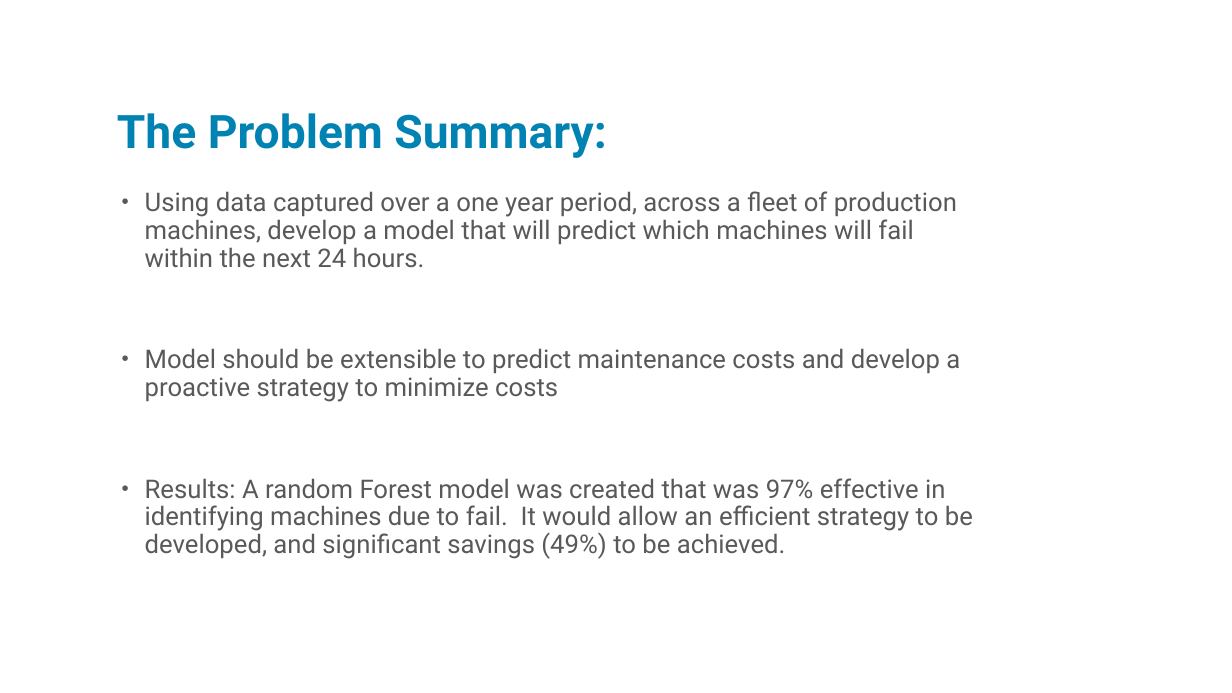
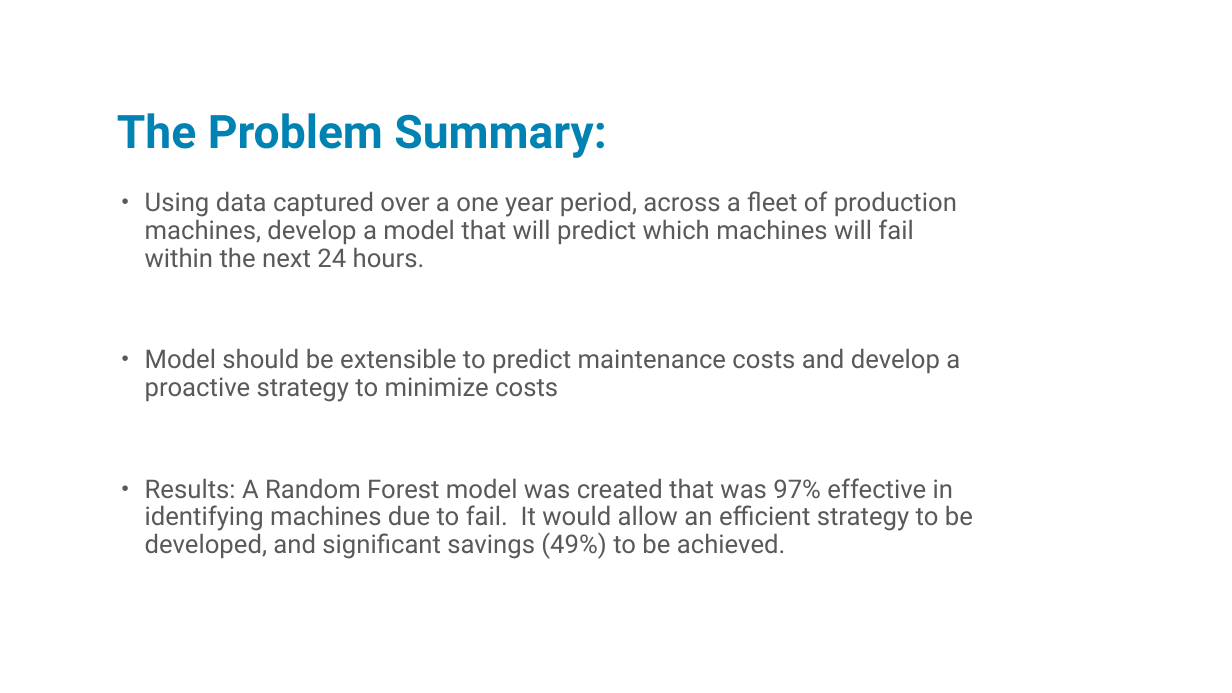
Before and after one commit to Bill-M123/Machine-Maintainence, a slide deck: slide 2 of Predicting_Machine_Maintenance.pptx. Drawn at 1232x693 pixels with LibreOffice and Linux fonts; fonts in the diff are those of the drawing; background and template pictures are left out. Boxes give left, top, right and bottom in pixels: in the first picture for what was removed or moved away, otherwise in the second. Text is boxed around its words. In the diff, an @@ line names an element or a change of style, - is before the commit and + after.

```diff
--- a/Predicting_Machine_Maintenance.pptx
+++ b/Predicting_Machine_Maintenance.pptx
@@ text at box(145, 478, 973, 559): text changed @@
-• Results: A random Forest model was created that was 97% effective in identifying machines due to fail. It would allow an efficient strategy to be developed, and significant savings (49%) to be achieved.
+• Results: A Random Forest model was created that was 97% effective in identifying machines due to fail. It would allow an efficient strategy to be developed, and significant savings (49%) to be achieved.
```
Also in this commit, not shown: 1 other slide changed, 2 other files.
